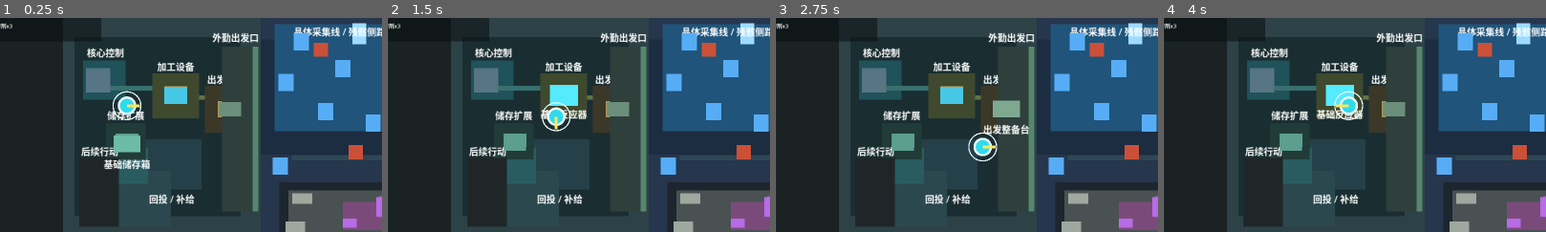
Above: before the commit, frames 1-4 (left to right).
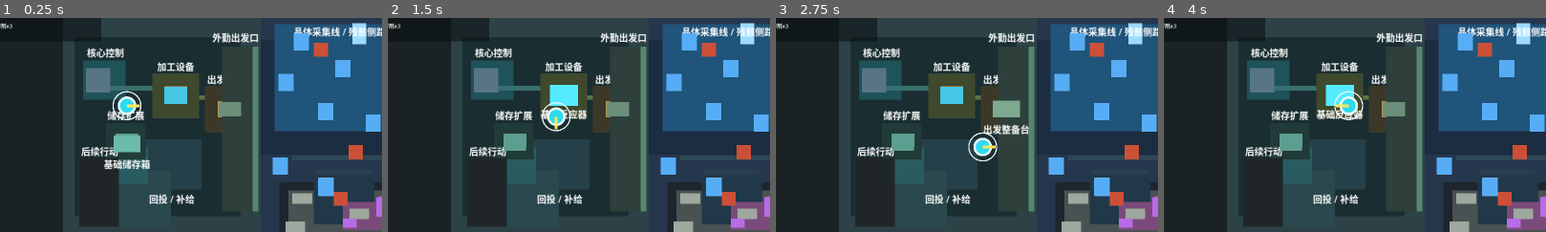
Above: after the commit, the same moments.

Repository: laugh0608/RadishCatalyst
Game: Godot game, scene res://scenes/boot/Boot.tscn
Same seed, same stepped clock (60 frames per second), same inputs: the game is played once before the commit and once after it.
Inputs (mouse positions are % of the whole screen's width and height, from its top left):
- Up to frame 1 (0.25 s): no input
- Up to frame 2 (1.5 s): tap Enter at 0.5 s; move the mouse to (72, 45) at 0.52 s; hold D (move_right) 0.53-1.28 s; tap J (attack) at 0.6 s; click (72, 45) at 0.67 s; tap E (interact) at 0.8, 1.35 s; move the mouse to (30, 55) at 1.27 s; hold S (move_down) from 1.28 s (still down)
- Up to frame 3 (2.75 s): tap J (attack) at 1.55, 2.1 s; move the mouse to (60, 28) at 2.02 s; release S (move_down) at 2.03 s; hold D (move_right) from 2.03 s (still down); tap E (interact) at 2.3 s
- Up to frame 4 (4 s): move the mouse to (45, 70) at 2.77 s; release D (move_right) at 2.78 s; hold W (move_up) 2.78-3.53 s; tap R (cycle_recipe) at 2.85 s; click (45, 70) at 2.92 s; tap J (attack) at 3.05 s; move the mouse to (80, 65) at 3.52 s; hold A (move_left) from 3.53 s (still down); tap E (interact) at 3.6 s
The pictures show only the part of the screen within x 12-62%, y 23-73%; the shares and areas given below are measured in that part.

The runs differ from the first frame. In frame 1, 2.6% of the frame differs, in the area x 82-98%, y 74-97%; in frame 2, 2.6%; in frame 3, 2.6%; in frame 4, 2.6%.

Commit message:
feat: 扩展晶体侧路资源战斗

Diff:
--- a/client/scenes/maps/VerticalSliceMap.tscn
+++ b/client/scenes/maps/VerticalSliceMap.tscn
@@ -427,6 +427,41 @@
 offset_right = 226.0
 offset_bottom = 172.0
 color = Color(0.286, 0.318, 0.322, 1)
+
+[node name="CrystalLogisticsSpurLine" type="ColorRect" parent="OpeningSceneLayer"]
+offset_left = 74.0
+offset_top = 62.0
+offset_right = 170.0
+offset_bottom = 70.0
+color = Color(0.156, 0.255, 0.303, 1)
+
+[node name="CrystalLogisticsResourcePocket" type="ColorRect" parent="OpeningSceneLayer"]
+offset_left = 72.0
+offset_top = 72.0
+offset_right = 176.0
+offset_bottom = 156.0
+color = Color(0.129, 0.22, 0.286, 1)
+
+[node name="CrystalLogisticsCrystalMarker" type="ColorRect" parent="OpeningSceneLayer"]
+offset_left = 80.0
+offset_top = 76.0
+offset_right = 106.0
+offset_bottom = 108.0
+color = Color(0.42, 0.7, 0.96, 1)
+
+[node name="CrystalLogisticsSalvageMarker" type="ColorRect" parent="OpeningSceneLayer"]
+offset_left = 130.0
+offset_top = 126.0
+offset_right = 172.0
+offset_bottom = 146.0
+color = Color(0.56, 0.62, 0.58, 1)
+
+[node name="CrystalLogisticsGuardMarker" type="ColorRect" parent="OpeningSceneLayer"]
+offset_left = 106.0
+offset_top = 100.0
+offset_right = 130.0
+offset_bottom = 124.0
+color = Color(0.82, 0.35, 0.24, 1)
 
 [node name="CrystalAnomalyPocketMarker" type="ColorRect" parent="OpeningSceneLayer"]
 offset_left = 122.0
@@ -676,6 +711,13 @@
 label_offset = Vector2(-82, 22)
 label_size = Vector2(164, 24)
 
+[node name="CrystalClusterLogisticsPocket" parent="Interactables" instance=ExtResource("3_interactable")]
+position = Vector2(92, 92)
+definition_id = "map_object.crystal_cluster"
+interaction_type = "gather"
+label_offset = Vector2(-82, 22)
+label_size = Vector2(164, 24)
+
 [node name="RichCrystalVeinNorth" parent="Interactables" instance=ExtResource("3_interactable")]
 position = Vector2(150, -176)
 definition_id = "map_object.rich_crystal_vein"
@@ -706,6 +748,13 @@
 
 [node name="FieldWreckageSouthPocket" parent="Interactables" instance=ExtResource("3_interactable")]
 position = Vector2(40, 160)
+definition_id = "map_object.field_wreckage"
+interaction_type = "gather"
+label_offset = Vector2(-82, 22)
+label_size = Vector2(164, 24)
+
+[node name="FieldWreckageLogisticsPocket" parent="Interactables" instance=ExtResource("3_interactable")]
+position = Vector2(150, 138)
 definition_id = "map_object.field_wreckage"
 interaction_type = "gather"
 label_offset = Vector2(-82, 22)
@@ -1390,6 +1439,10 @@
 position = Vector2(84, -144)
 definition_id = "enemy.native_skitter"
 
+[node name="NativeSkitterLogisticsGuard" parent="Enemies" instance=ExtResource("4_enemy")]
+position = Vector2(118, 112)
+definition_id = "enemy.native_skitter"
+
 [node name="TreatmentSkitter" parent="Enemies" instance=ExtResource("4_enemy")]
 position = Vector2(224, -76)
 definition_id = "enemy.treatment_skitter"
--- /dev/null
+++ b/client/scripts/checks/crystal_side_route_check.gd
@@ -0,0 +1,134 @@
+extends RefCounted
+
+const VerticalSliceMapScene := preload("res://scenes/maps/VerticalSliceMap.tscn")
+
+var host
+
+
+func _init(check_host) -> void:
+	host = check_host
+
+
+func run(root: Node) -> void:
+	_check_side_route_layout(root)
+	_check_side_route_gather_feedback()
+	_check_side_route_guard_feedback(root)
+
+
+func _check_side_route_layout(root: Node) -> void:
+	var map := VerticalSliceMapScene.instantiate() as VerticalSliceMap
+	root.add_child(map)
+	map.setup(host.data_registry)
+	var pocket := map.get_node("OpeningSceneLayer/CrystalLogisticsResourcePocket") as ColorRect
+	var crystal_marker := map.get_node("OpeningSceneLayer/CrystalLogisticsCrystalMarker") as ColorRect
+	var salvage_marker := map.get_node("OpeningSceneLayer/CrystalLogisticsSalvageMarker") as ColorRect
+	var guard_marker := map.get_node("OpeningSceneLayer/CrystalLogisticsGuardMarker") as ColorRect
+	var crystal := map.get_node("Interactables/CrystalClusterLogisticsPocket") as PrototypeInteractable
+	var wreckage := map.get_node("Interactables/FieldWreckageLogisticsPocket") as PrototypeInteractable
+	var guard := map.get_node("Enemies/NativeSkitterLogisticsGuard") as PrototypeEnemy
+	host._expect_equal(
+		crystal.position.x >= VerticalSliceMap.CRYSTAL_REGION_X
+			and wreckage.position.x < VerticalSliceMap.POLLUTION_REGION_X
+			and guard.position.x < VerticalSliceMap.POLLUTION_REGION_X,
+		true,
+		"crystal logistics side route stays inside the crystal field"
+	)
+	host._expect_equal(
+		_is_rect_covering_position(pocket, crystal.position)
+			and _is_rect_covering_position(pocket, wreckage.position)
+			and _is_rect_covering_position(crystal_marker, crystal.position)
+			and _is_rect_covering_position(salvage_marker, wreckage.position)
+			and _is_rect_covering_position(guard_marker, guard.position),
+		true,
+		"crystal logistics side route scene markers align with playable objects"
+	)
+	host._expect_equal(
+		guard.position.distance_to(crystal.position) <= VerticalSliceMap.ATTACK_RANGE
+			and guard.position.distance_to(wreckage.position) <= VerticalSliceMap.ATTACK_RANGE,
+		true,
+		"crystal logistics side route ties extra resources to visible low-pressure combat"
+	)
+	map.free()
+
+
+func _check_side_route_gather_feedback() -> void:
+	var gather_system := GatherSystem.new(host.data_registry)
+	var world := WorldState.create_default()
+	var character := CharacterState.create_default()
+	var crystal_result := gather_system.interact_with_object(
+		"map_object_instance.crystal_cluster_logistics_pocket",
+		"map_object.crystal_cluster",
+		"gather",
+		character,
+		world
+	)
+	host._expect_equal(bool(crystal_result.get("success", false)), true, "crystal logistics pocket gather succeeds")
+	host._expect_text_contains(
+		String(crystal_result.get("message", "")),
+		"支撑储存箱、整备台和后续地基材料",
+		"crystal logistics pocket points gathered ore back to base construction"
+	)
+	host._expect_equal(
+		int(character.inventory.items.get("item.crystal_ore", 0)),
+		3,
+		"crystal logistics pocket grants crystal ore"
+	)
+	var wreckage_result := gather_system.interact_with_object(
+		"map_object_instance.field_wreckage_logistics_pocket",
+		"map_object.field_wreckage",
+		"gather",
+		character,
+		world
+	)
+	host._expect_equal(bool(wreckage_result.get("success", false)), true, "field wreckage logistics pocket gather succeeds")
+	host._expect_text_contains(
+		String(wreckage_result.get("message", "")),
+		"整备台和后续基建材料",
+		"field wreckage logistics pocket points scrap back to base construction"
+	)
+	host._expect_equal(
+		int(character.inventory.items.get("item.salvage_scrap", 0)),
+		2,
+		"field wreckage logistics pocket grants salvage scrap"
+	)
+
+
+func _check_side_route_guard_feedback(root: Node) -> void:
+	var map := VerticalSliceMapScene.instantiate() as VerticalSliceMap
+	root.add_child(map)
+	map.setup(host.data_registry)
+	var world := WorldState.create_default()
+	var character := CharacterState.create_default()
+	map.sync_enemy_states(world)
+	var guard := map.get_node("Enemies/NativeSkitterLogisticsGuard") as PrototypeEnemy
+	map.player.position = guard.position
+	map.try_attack(character, world)
+	var defeated_result := map.try_attack(character, world)
+	host._expect_equal(bool(defeated_result.get("enemy_defeated", false)), true, "crystal logistics guard can be defeated")
+	host._expect_text_contains(
+		String(defeated_result.get("message", "")),
+		"晶体侧路暂时安全",
+		"crystal logistics guard defeat points back to the side route"
+	)
+	host._expect_equal(
+		bool(world.get_enemy("enemy_instance.native_skitter_logistics_guard").get("is_defeated", false)),
+		true,
+		"crystal logistics guard defeat is stored in world state"
+	)
+	host._expect_equal(
+		world.has_enemy_drops_granted("enemy_instance.native_skitter_logistics_guard"),
+		true,
+		"crystal logistics guard drop grant is stored"
+	)
+	map.free()
+
+
+func _is_rect_covering_position(rect: ColorRect, position: Vector2) -> bool:
+	if rect == null:
+		return false
+	return (
+		rect.offset_left <= position.x
+		and rect.offset_right >= position.x
+		and rect.offset_top <= position.y
+		and rect.offset_bottom >= position.y
+	)
--- a/client/scripts/checks/first_hour_readability_check.gd
+++ b/client/scripts/checks/first_hour_readability_check.gd
@@ -2,6 +2,7 @@
 
 const VerticalSliceMapScene := preload("res://scenes/maps/VerticalSliceMap.tscn")
 const PrototypeHudScene := preload("res://scenes/ui/PrototypeHud.tscn")
+const CrystalSideRouteCheckScript := preload("res://scripts/checks/crystal_side_route_check.gd")
 
 var host
 
@@ -20,6 +21,7 @@
 	_check_hud_map_runtime_labels()
 	_check_hud_runtime_layout_first_pass()
 	_check_core_loop_layout()
+	CrystalSideRouteCheckScript.new(host).run(host.root)
 	_check_treatment_entry_gather_feedback()
 	_check_pollution_pressure_consumption()
 	_check_filter_module_combat_pressure()
--- a/client/scripts/checks/save_entity_source_check.gd
+++ b/client/scripts/checks/save_entity_source_check.gd
@@ -79,6 +79,16 @@
 			"region_id": "region.crystal_vein_field",
 			"is_gathered": true
 		},
+		"map_object_instance.crystal_cluster_logistics_pocket": {
+			"definition_id": "map_object.crystal_cluster",
+			"region_id": "region.crystal_vein_field",
+			"is_gathered": true
+		},
+		"map_object_instance.field_wreckage_logistics_pocket": {
+			"definition_id": "map_object.field_wreckage",
+			"region_id": "region.crystal_vein_field",
+			"is_gathered": true
+		},
 		"map_object_instance.pollution_residue_outer_pocket": {
 			"definition_id": "map_object.pollution_residue_patch",
 			"region_id": "region.pollution_edge",
@@ -253,6 +263,14 @@
 			"health": 20,
 			"max_health": 20,
 			"is_defeated": false
+		},
+		"enemy_instance.native_skitter_logistics_guard": {
+			"definition_id": "enemy.native_skitter",
+			"region_id": "region.crystal_vein_field",
+			"health": 0,
+			"max_health": 20,
+			"is_defeated": true,
+			"drops_granted": true
 		},
 		"enemy_instance.demo_stabilization_guard": {
 			"definition_id": "enemy.demo_stabilization_guard",
--- a/client/scripts/map/vertical_slice_map.gd
+++ b/client/scripts/map/vertical_slice_map.gd
@@ -413,6 +413,8 @@
 			return _enemy_defeat_result(target, drops_message, followup)
 		if target.definition_id == "enemy.treatment_skitter":
 			return _enemy_defeat_result(target, drops_message, "处理点清障压力减弱；继续确认另一处威胁或回基地补齐修复凝胶。")
+		if target.instance_id == "enemy_instance.native_skitter_logistics_guard":
+			return _enemy_defeat_result(target, drops_message, "晶体侧路暂时安全；回收周边晶体和残骸后回基地整理基建材料。")
 		if target.definition_id == "enemy.ruin_phase_guard":
 			return _enemy_defeat_result(target, drops_message, "外圈回波匣附近的干扰守卫已清空；先回收暴露的污染回波沉积，再带回波匣回基地解析。")
 		if target.definition_id == "enemy.deep_ruin_sentinel":
--- a/client/scripts/save/save_content_validator.gd
+++ b/client/scripts/save/save_content_validator.gd
@@ -11,11 +11,13 @@
 		"map_object_instance.crystal_cluster_west_reserve": "map_object.crystal_cluster",
 		"map_object_instance.crystal_cluster_north_east_reserve": "map_object.crystal_cluster",
 		"map_object_instance.crystal_cluster_side_pocket": "map_object.crystal_cluster",
+		"map_object_instance.crystal_cluster_logistics_pocket": "map_object.crystal_cluster",
 		"map_object_instance.rich_crystal_vein_north": "map_object.rich_crystal_vein",
 		"map_object_instance.crystal_cluster_treatment_approach": "map_object.crystal_cluster",
 		"map_object_instance.field_wreckage_north": "map_object.field_wreckage",
 		"map_object_instance.field_wreckage_east": "map_object.field_wreckage",
 		"map_object_instance.field_wreckage_south_pocket": "map_object.field_wreckage",
+		"map_object_instance.field_wreckage_logistics_pocket": "map_object.field_wreckage",
 		"map_object_instance.field_wreckage_gate_cache": "map_object.field_wreckage",
 		"map_object_instance.field_wreckage_treatment_approach": "map_object.field_wreckage",
 		"map_object_instance.crystal_cluster_foundation_return": "map_object.crystal_cluster",
@@ -184,6 +186,10 @@
 		"definition_id": "enemy.native_skitter",
 		"region_id": "region.crystal_vein_field"
 	},
+	"enemy_instance.native_skitter_logistics_guard": {
+		"definition_id": "enemy.native_skitter",
+		"region_id": "region.crystal_vein_field"
+	},
 	"enemy_instance.treatment_skitter": {
 		"definition_id": "enemy.treatment_skitter",
 		"region_id": "region.crystal_vein_field"
--- a/client/scripts/systems/gather_system.gd
+++ b/client/scripts/systems/gather_system.gd
@@ -491,8 +491,12 @@
 	match instance_id:
 		"map_object_instance.crystal_cluster_treatment_approach":
 			return "这些晶体可回基地加工成过滤模块或地基材料"
+		"map_object_instance.crystal_cluster_logistics_pocket":
+			return "侧路晶体可回基地加工基础零件，支撑储存箱、整备台和后续地基材料"
 		"map_object_instance.field_wreckage_treatment_approach":
 			return "残骸废件可补反应器校准；继续向处理点入口前确认补给余量"
+		"map_object_instance.field_wreckage_logistics_pocket":
+			return "侧路废件可补反应器校准、整备台和后续基建材料"
 		"map_object_instance.crystal_cluster_foundation_return":
 			return "处理点入口前的回访晶体已补足；回基地加工基础零件或地基材料"
 		"map_object_instance.field_wreckage_foundation_return":
Not shown, added: client/scripts/checks/crystal_side_route_check.gd.uid
Not shown, changed: docs/devlogs/2026-W24.md
Not shown, changed: docs/planning/current.md
Not shown, changed: docs/planning/daily-start.md
